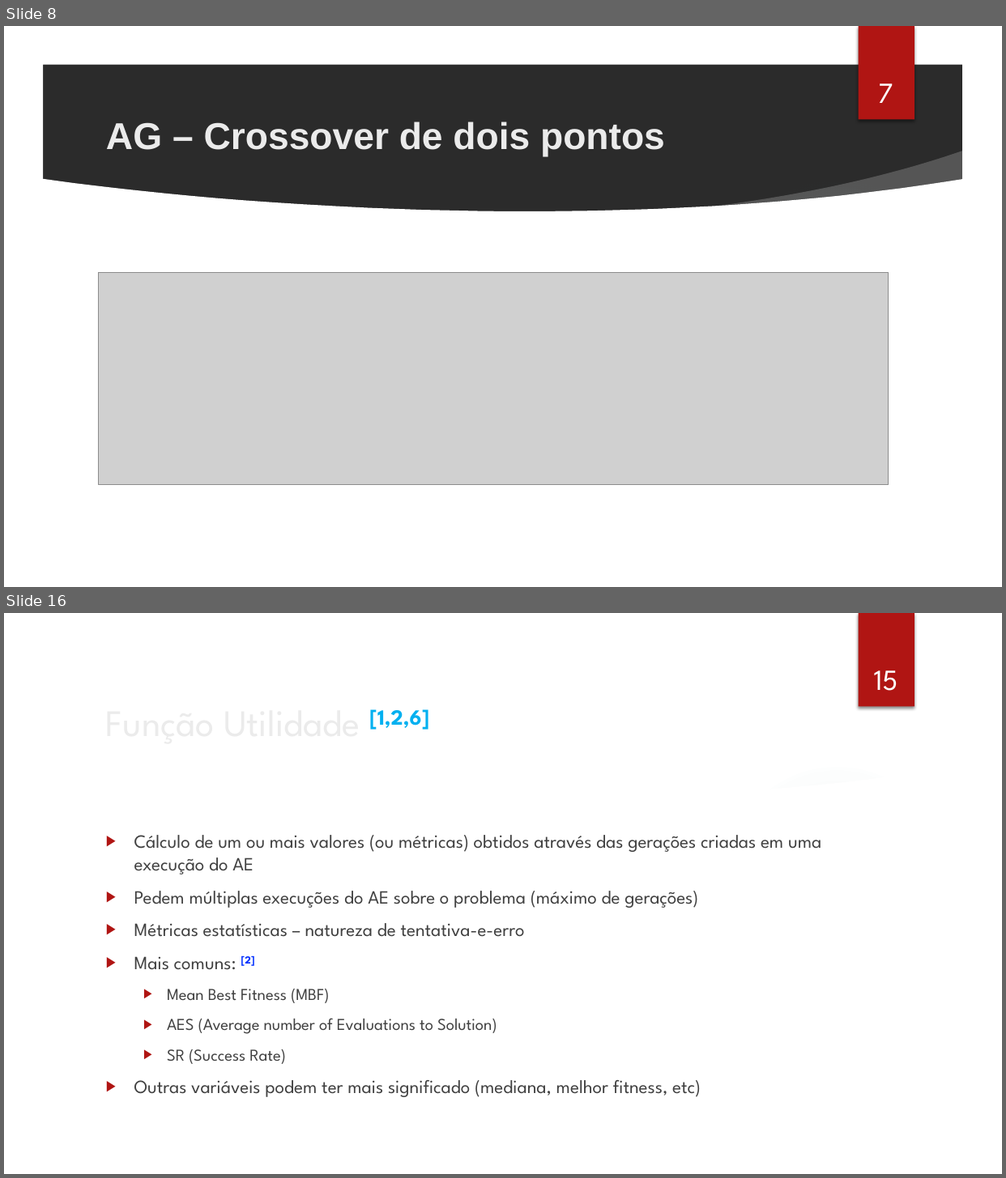
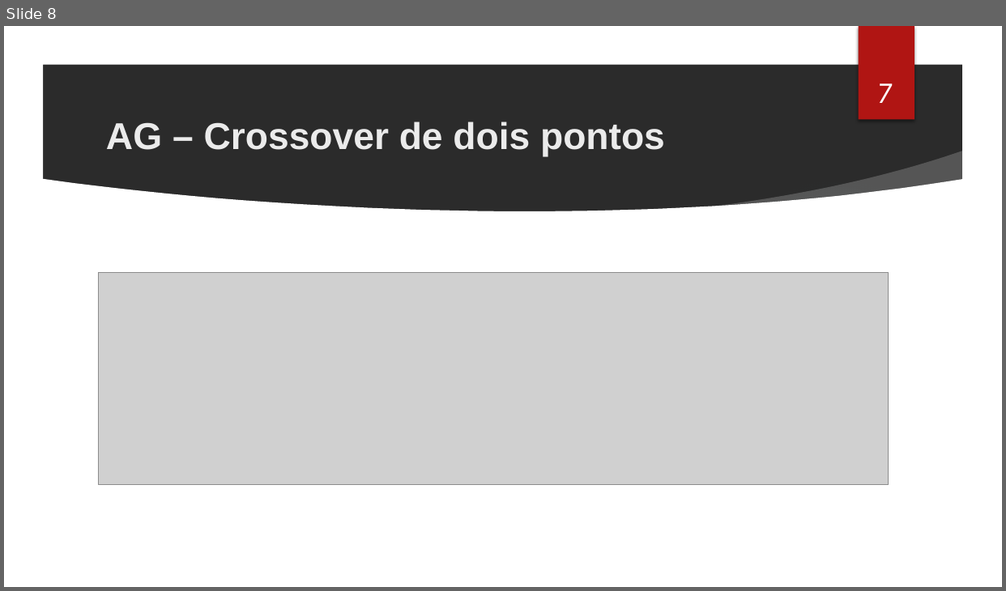
Before and after one commit to cassioss/genetics, a slide deck: presentations/TG2_Apresentacao_Cassio.pptx. Shown one above the other, each under a label of ours: slides 8 and 16 before the commit, slide 8 after it; the slides between them are not shown. The pictures are 1006x1178 and 1006x591 pixels, drawn with LibreOffice and Linux fonts; fonts in the diff are those of the drawing; grey boxes stand for pictures; background and template pictures are left out; a plain dark background stands for a picture behind light text. Boxes give left, top, right and bottom in pixels: in the first picture for what was removed or moved away, otherwise in the second. Text is boxed around its words. In the diff, an @@ line names an element or a change of style, - is before the commit and + after.

```diff
--- a/presentations/TG2_Apresentacao_Cassio.pptx
+++ b/presentations/TG2_Apresentacao_Cassio.pptx
@@ slide 16 removed at (x1=4, y1=613, x2=1002, y2=1174), background picture (left out); not listed: 7 template elements that a slide beside it also shows @@
@@ page number removed at (x1=874, y1=671, x2=898, y2=691) @@
-15
@@ title removed at (x1=369, y1=709, x2=429, y2=730) @@
-Função Utilidade [1,2,6]
@@ text removed at (x1=134, y1=835, x2=821, y2=1097) @@
-▶ Cálculo de um ou mais valores (ou métricas) obtidos através das gerações criadas em uma execução do AE
-▶ Pedem múltiplas execuções do AE sobre o problema (máximo de gerações)
-▶ Métricas estatísticas – natureza de tentativa-e-erro
-▶ Mais comuns: [2]
-  ▶ Mean Best Fitness (MBF)
-  ▶ AES (Average number of Evaluations to Solution)
-  ▶ SR (Success Rate)
-▶ Outras variáveis podem ter mais significado (mediana, melhor fitness, etc)
```
Also in this commit, not shown: 3 slides changed, 4 slides added, 10 other slides removed, 6 other files.
